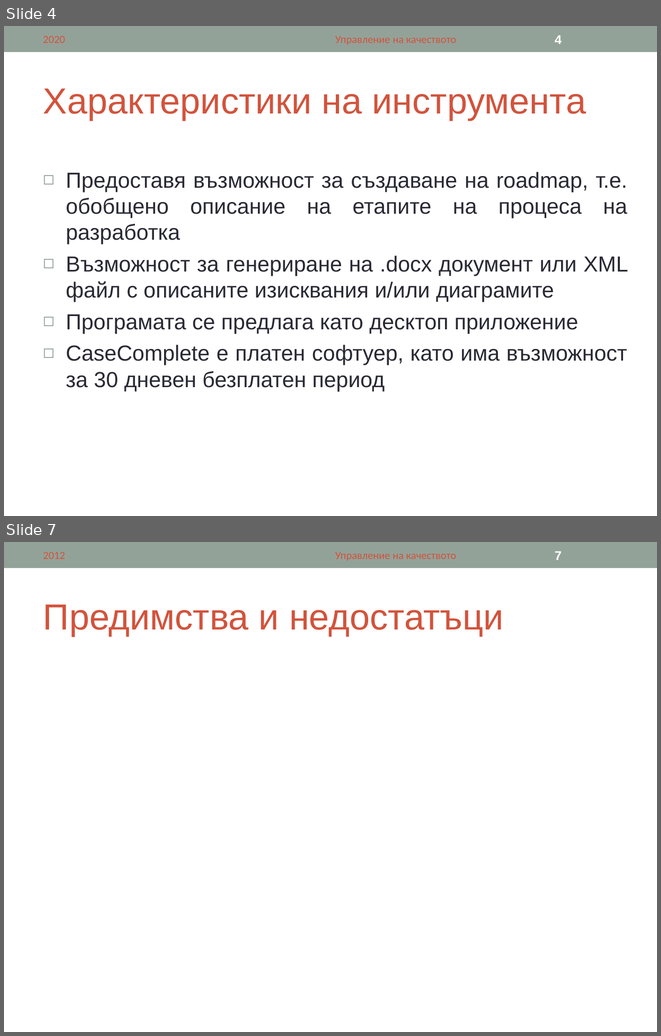
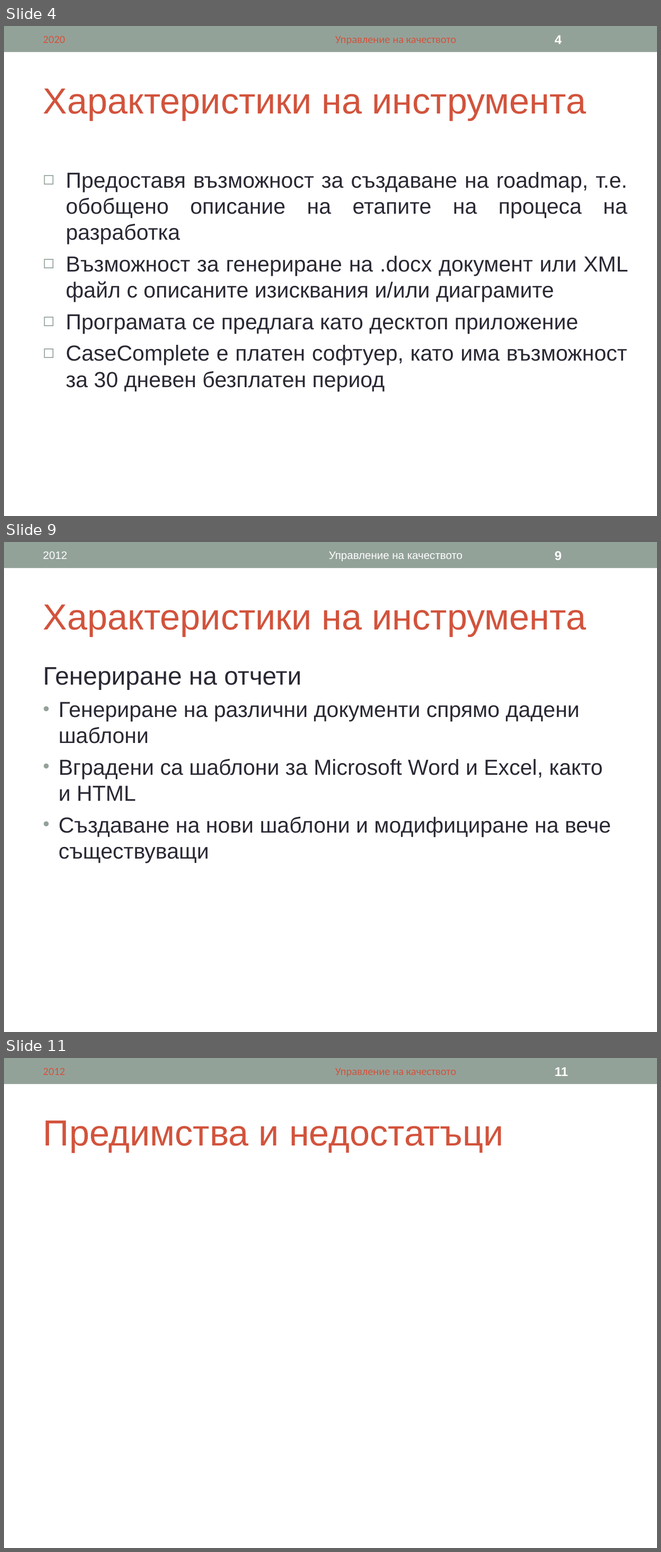
Before and after one commit to ivanchuchulski/fmi-requirements-analisys, a slide deck: tool-presentation/62121-62151-62167-CaseComplete.ppt. Shown one above the other, each under a label of ours: slides 4 and 7 before the commit, slides 4, 9 and 11 after it; the slides between them are not shown. The pictures are 661x1036 and 661x1552 pixels, drawn with LibreOffice and Linux fonts; fonts in the diff are those of the drawing. Boxes give left, top, right and bottom in pixels: in the first picture for what was removed or moved away, otherwise in the second. Text is boxed around its words. In the diff, an @@ line names an element or a change of style, - is before the commit and + after.

```diff
--- a/tool-presentation/62121-62151-62167-CaseComplete.ppt
+++ b/tool-presentation/62121-62151-62167-CaseComplete.ppt
@@ slide 9 added at (x1=4, y1=542, x2=657, y2=1032), background #FFFFFF; not listed: 1 template element that a slide beside it also shows @@
@@ text added at (x1=43, y1=552, x2=68, y2=559), 12 pt, text #FFFFFF @@
+2012
@@ text added at (x1=329, y1=552, x2=462, y2=561), 12 pt, text #FFFFFF @@
+Управление на качеството
@@ page number added at (x1=555, y1=551, x2=562, y2=560), 14 pt, text #FFFFFF, bold @@
+9
@@ title added at (x1=43, y1=605, x2=586, y2=636), 40 pt, text #D2533C @@
+Характеристики на инструмента
@@ text added at (x1=43, y1=667, x2=611, y2=863), 24 pt, text #292934 @@
+Генериране на отчети
+• Генериране на различни документи спрямо дадени шаблони
+• Вградени са шаблони за Microsoft Word и Excel, както и HTML
+• Създаване на нови шаблони и модифициране на вече съществуващи
@@ what was slide 7 is now slide 11 @@
@@ page number at (x1=555, y1=1067, x2=568, y2=1076): text changed @@
-7
+11
```
Also in this commit, not shown: 3 slides changed, 4 other slides added.
